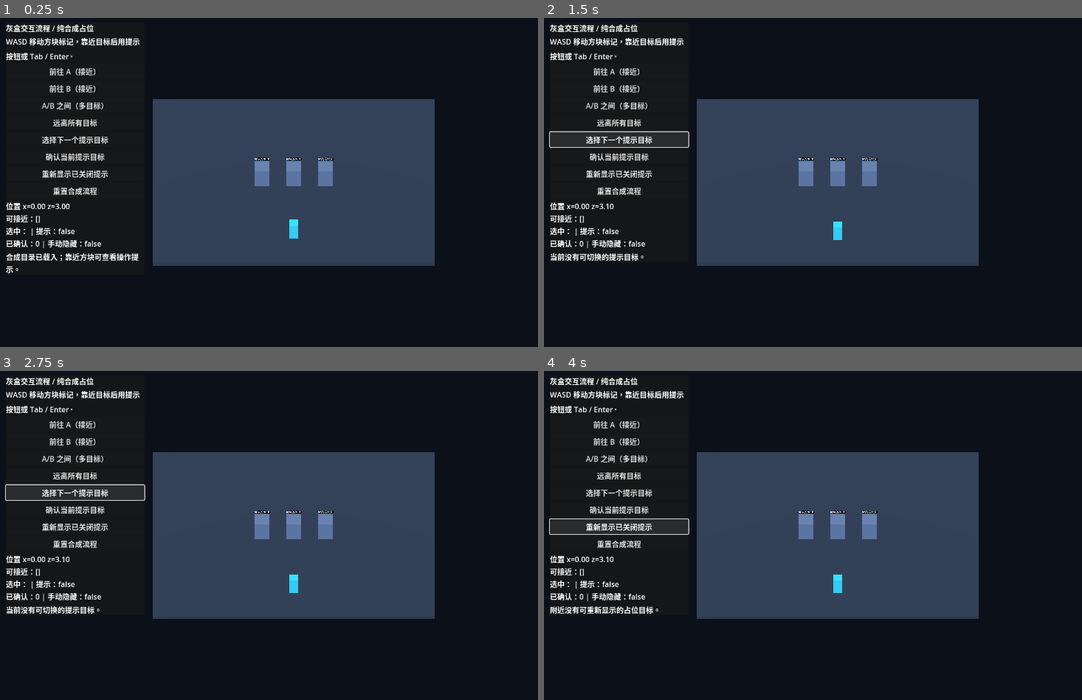
Above: before the commit, frames 1-4 (two rows, left to right).
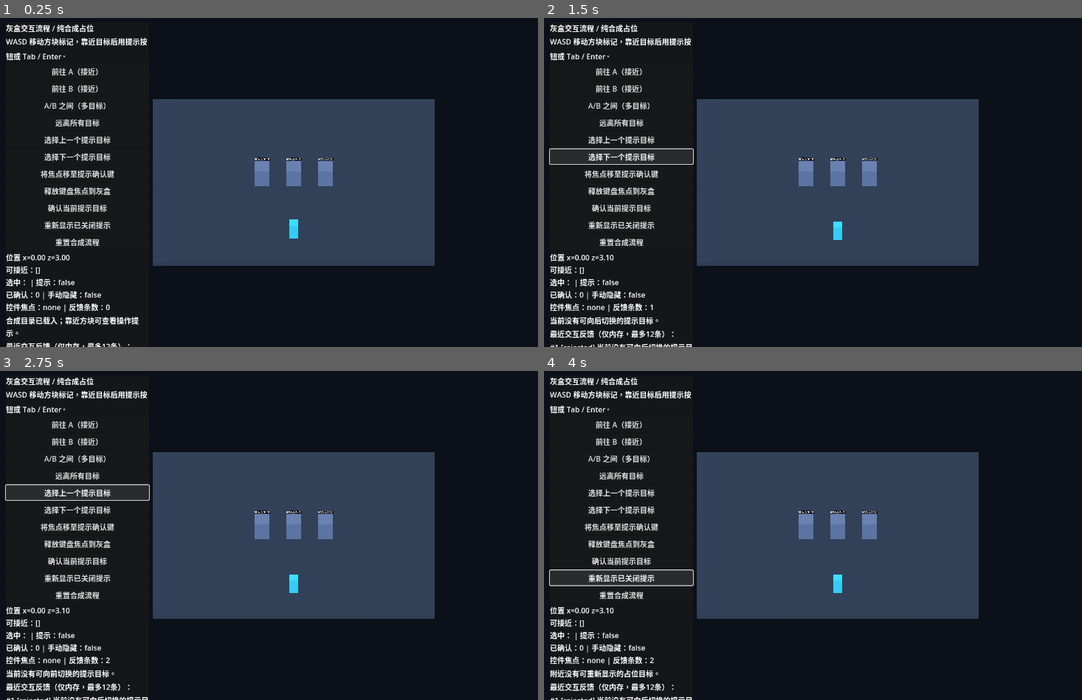
Above: after the commit, the same moments.

Repository: cao772/game
Game: Godot game, scene res://main.tscn
Two runs of this game, one before a commit and one after it. Both use one fixed random seed, a clock stepped at 60 frames per second and the inputs below.
Inputs (mouse positions are in pixels of both pictures, inside the frame that each line leads up to):
- Up to frame 1 (0.25 s): no input
- Up to frame 2 (1.5 s): click "远离所有目标" at 0.5 s; click "选择下一个提示目标" at 1.25 s
- Up to frame 3 (2.75 s): click (75, 492) at 2 s, where only the run after the commit has a clickable "选择上一个提示目标"
- Up to frame 4 (4 s): click "确认当前提示目标" at 2.75 s; click "重新显示已关闭提示" at 3.5 s

The runs differ from the first frame. In frame 1, 4.3% of the frame differs, in the area x 1-28%, y 6-100%; in frame 2, 4.8%, in the area x 0-28%, y 6-100%; in frame 3, 4.4%; in frame 4, 4.8%.

Commit message:
feat(flow): interactive target picking, prompt focus and bounded feedback (NOT_RUN)

Diff:
--- /dev/null
+++ b/candidates/game_web_flow_region_004_r1/feedback_journal_candidate.gd
@@ -0,0 +1,62 @@
+extends RefCounted
+## GAME-WEB-PLAY-REGION-005 r1: bounded, entirely in-memory UI feedback.
+## Technical placeholder only. No clock, telemetry, persistence, real events.
+const CAPACITY: int = 12
+const ALLOWED: Array[String] = [
+    "info", "enter", "leave", "selection", "success", "rejected", "dismiss", "reset"
+]
+
+var _next_sequence: int = 1
+var _entries: Array[Dictionary] = []
+
+
+func append(kind: String, message: String, target_id: StringName = &"") -> bool:
+    if not ALLOWED.has(kind):
+        return false
+    if message.strip_edges().is_empty() or message.length() > 140:
+        return false
+    if target_id != &"" and not str(target_id).begins_with("placeholder_"):
+        return false
+    _entries.append({
+        "sequence": _next_sequence,
+        "kind": kind,
+        "message": message,
+        "target_id": target_id
+    })
+    _next_sequence += 1
+    while _entries.size() > CAPACITY:
+        _entries.pop_front()
+    return true
+
+
+func entries() -> Array[Dictionary]:
+    return _entries.duplicate(true)
+
+
+func count() -> int:
+    return _entries.size()
+
+
+func last_entry() -> Dictionary:
+    if _entries.is_empty():
+        return {}
+    return _entries.back().duplicate(true)
+
+
+func clear() -> void:
+    _entries.clear()
+    _next_sequence = 1
+
+
+func lines_for_display(max_lines: int = 6) -> String:
+    var safe_count: int = clampi(max_lines, 1, CAPACITY)
+    if _entries.is_empty():
+        return "尚无交互反馈。"
+    var text_lines: PackedStringArray = []
+    var start_at: int = maxi(0, _entries.size() - safe_count)
+    for index in range(start_at, _entries.size()):
+        var entry: Dictionary = _entries[index]
+        text_lines.append("#%d [%s] %s" % [
+            entry["sequence"], entry["kind"], entry["message"]
+        ])
+    return "\n".join(text_lines)
--- a/candidates/game_web_flow_region_004_r1/flow_demo.gd
+++ b/candidates/game_web_flow_region_004_r1/flow_demo.gd
@@ -3,15 +3,20 @@
 ## No real scene, script/event/save integration or private game content.
 const FlowModel = preload("res://flow_model_candidate.gd")
 const PromptScene = preload("res://interaction_prompt_candidate.tscn")
+const TargetPicker = preload("res://target_picker_candidate.gd")
+const FeedbackJournal = preload("res://feedback_journal_candidate.gd")
 const DATA_PATH := "res://synthetic_targets.json"
 const SPEED := 2.3
 
 var _model = FlowModel.new()
+var _journal = FeedbackJournal.new()
 var _prompt
 var _player_mesh: MeshInstance3D
 var _marker_meshes: Dictionary = {}
 var _status_label: Label
 var _feedback_label: Label
+var _history_label: Label
+var _camera: Camera3D
 var _system_hiding: bool = false
 var _ready_for_demo: bool = false
 var _raw_fixture: Array = []
@@ -78,14 +83,14 @@
     _make_box("SyntheticFloor", Vector3(10.6, 0.12, 9.0),
         Vector3(0, -0.07, 0), Color(0.18, 0.23, 0.30))
     # No bedroom layout, narrative corridor, real NPC or event cue is imported.
-    var camera := Camera3D.new()
-    camera.name = "FixedTrialCamera"
-    camera.position = Vector3(0, 8.5, 9.0)
-    camera.projection = Camera3D.PROJECTION_ORTHOGONAL
-    camera.size = 12.5
-    camera.current = true
-    add_child(camera)
-    camera.look_at(Vector3.ZERO, Vector3.UP)
+    _camera = Camera3D.new()
+    _camera.name = "FixedTrialCamera"
+    _camera.position = Vector3(0, 8.5, 9.0)
+    _camera.projection = Camera3D.PROJECTION_ORTHOGONAL
+    _camera.size = 12.5
+    _camera.current = true
+    add_child(_camera)
+    _camera.look_at(Vector3.ZERO, Vector3.UP)
 
     _player_mesh = _make_box("SyntheticPlayerMarker",
         Vector3(0.35, 0.65, 0.35), Vector3(0, 0.35, 3.0),
@@ -126,6 +131,8 @@
     var host := Control.new()
     layer.add_child(host)
     host.set_anchors_and_offsets_preset(Control.PRESET_FULL_RECT)
+    # Let 3D marker clicks pass through empty overlay regions to _unhandled_input.
+    host.mouse_filter = Control.MOUSE_FILTER_IGNORE
 
     var panel := PanelContainer.new()
     panel.position = Vector2(16, 16)
@@ -146,7 +153,10 @@
     _button(layout, "前往 B（接近）", func(): set_demo_position(Vector2(0.0, 0.3)))
     _button(layout, "A/B 之间（多目标）", func(): set_demo_position(Vector2(-0.6, 0.0)))
     _button(layout, "远离所有目标", func(): set_demo_position(Vector2(0.0, 3.1)))
+    _button(layout, "选择上一个提示目标", _previous_selection)
     _button(layout, "选择下一个提示目标", _cycle_selection)
+    _button(layout, "将焦点移至提示确认键", _focus_prompt_action)
+    _button(layout, "释放键盘焦点到灰盒", _focus_world)
     _button(layout, "确认当前提示目标", _confirm_selection)
     _button(layout, "重新显示已关闭提示", _reopen)
     _button(layout, "重置合成流程", _reset_demo)
@@ -159,6 +169,13 @@
     _feedback_label.custom_minimum_size = Vector2(290, 0)
     _feedback_label.autowrap_mode = TextServer.AUTOWRAP_WORD_SMART
     layout.add_child(_feedback_label)
+    var history_title := Label.new()
+    history_title.text = "最近交互反馈（仅内存，最多12条）："
+    layout.add_child(history_title)
+    _history_label = Label.new()
+    _history_label.custom_minimum_size = Vector2(310, 0)
+    _history_label.autowrap_mode = TextServer.AUTOWRAP_WORD_SMART
+    layout.add_child(_history_label)
 
     _prompt = PromptScene.instantiate()
     host.add_child(_prompt)
@@ -175,6 +192,10 @@
     var focused: Control = get_viewport().gui_get_focus_owner()
     if focused is LineEdit or focused is TextEdit:
         return
+    # Movement must not run behind a keyboard-focused prompt.
+    if _prompt.is_prompt_shown():
+        if _prompt.focus_state()["role"] != &"none":
+            return
 
     # No InputMap configuration: this is an isolated trial movement scheme.
     var vector := Vector2.ZERO
@@ -204,8 +225,71 @@
     if result.get("changed", false):
         _sync_prompt()
         _update_marker_colors()
-        _feedback_label.text = _model.snapshot()["feedback"]
-    _update_status()
+        var entered: Array = result.get("entered", [])
+        var left: Array = result.get("left", [])
+        if not entered.is_empty():
+            _publish_feedback("enter", "接近目标：%s" % str(entered))
+        elif not left.is_empty():
+            _publish_feedback("leave", "离开目标：%s" % str(left))
+        else:
+            _publish_feedback("info", "目标排序已改变，当前选择按 ID 保持。")
+
+    _update_status()
+    return true
+
+
+# Only unhandled world clicks attempt to select an actual visible cube.
+# Existing Godot UI controls consume their own clicks before this callback.
+func _unhandled_input(event: InputEvent) -> void:
+    if not _ready_for_demo or get_tree().paused or not get_window().has_focus():
+        return
+    if not event is InputEventMouseButton:
+        return
+    var mouse_event := event as InputEventMouseButton
+    if mouse_event.button_index != MOUSE_BUTTON_LEFT or not mouse_event.pressed:
+        return
+    if _camera == null:
+        return
+    var origin: Vector3 = _camera.project_ray_origin(mouse_event.position)
+    var ray: Vector3 = _camera.project_ray_normal(mouse_event.position)
+    if absf(ray.y) <= 0.0001:
+        return
+    # Ray intersection with the midpoint of the synthetic cube marker.
+    var travel: float = (0.38 - origin.y) / ray.y
+    if travel < 0.0:
+        return
+    var hit: Vector3 = origin + ray * travel
+    if select_marker_at(Vector2(hit.x, hit.z)):
+        get_viewport().set_input_as_handled()
+
+
+# Deterministic seam for future headless checks of click selection.
+# Returns true only when a real synthetic marker is hit, including
+# out-of-range refusal; unrelated floor clicks remain unhandled.
+func select_marker_at(ground: Vector2) -> bool:
+    if not _ready_for_demo:
+        return false
+    var result: Dictionary = TargetPicker.choose_at(
+        ground, _model.all_targets(), _model.nearby_ids()
+    )
+    if not result.get("hit", false):
+        return false
+    var id: StringName = result["target_id"]
+    if not result.get("eligible", false) or not _prompt.is_prompt_shown():
+        _publish_feedback(
+            "rejected", "目标 %s 当前不可交互；先接近或重新显示提示。" % id, id
+        )
+        return true
+
+    var eligible: Array[Dictionary] = _model.prompt_entries()
+    for i in range(eligible.size()):
+        if eligible[i]["id"] == id:
+            if _prompt.select_target(i):
+                _focus_prompt_action()
+                return true
+            break
+    _publish_feedback("rejected", "目标列表已变化，请重新选择。", id)
+    _sync_prompt()
     return true
 
 
@@ -232,15 +316,19 @@
 
 
 func _on_prompt_selection_changed(id: StringName) -> void:
-    _model.mark_selected(id)
+    if not _model.mark_selected(id):
+        _publish_feedback("rejected", "选中目标不在当前范围内。", id)
+        _sync_prompt()
+        return
     _update_marker_colors()
+    _publish_feedback("selection", "当前选中合成目标：%s" % id, id)
     _update_status()
 
 
 func _on_prompt_visibility_changed(shown: bool) -> void:
     if not shown and not _system_hiding and not _model.nearby_ids().is_empty():
         _model.dismiss_prompt()
-        _feedback_label.text = _model.snapshot()["feedback"]
+        _publish_feedback("dismiss", "提示已手动隐藏；离开所有目标或主动重新显示。")
     _update_status()
 
 
@@ -248,33 +336,55 @@
     # The prompt emits an ID only; model must independently guard proximity.
     var result: Dictionary = _model.confirm(id)
     if result.get("ok", false):
-        _feedback_label.text = str(result["feedback"])
+        _publish_feedback("success", str(result["feedback"]), id)
     else:
-        _feedback_label.text = "确认被拒绝：" + str(result.get("reason", "未知原因"))
+        _publish_feedback(
+            "rejected", "确认被拒绝：" + str(result.get("reason", "未知原因")), id
+        )
+    _update_status()
+
+
+func _previous_selection() -> void:
+    if not _prompt.is_prompt_shown() or not _prompt.cycle_target(-1):
+        _publish_feedback("rejected", "当前没有可向前切换的提示目标。")
+    _update_status()
+
+
+func _focus_prompt_action() -> void:
+    if not _prompt.is_prompt_shown():
+        _publish_feedback("rejected", "尚无可聚焦的提示按钮。")
+        return
+    var action: Button = _prompt.get_node("Padding/Content/ActionButton")
+    action.grab_focus()
+    _update_status()
+
+
+func _focus_world() -> void:
+    get_viewport().gui_release_focus()
     _update_status()
 
 
 func _cycle_selection() -> void:
     if not _prompt.is_prompt_shown() or not _prompt.cycle_target(1):
-        _feedback_label.text = "当前没有可切换的提示目标。"
+        _publish_feedback("rejected", "当前没有可向后切换的提示目标。")
     _update_status()
 
 
 func _confirm_selection() -> void:
     if not _prompt.is_prompt_shown():
-        _feedback_label.text = "没有可确认的提示；请靠近或重新显示。"
+        _publish_feedback("rejected", "没有可确认的提示；请靠近或重新显示。")
         return
     # Normal host pathway still obeys native window focus and tree pause.
     if not _prompt.request_interaction():
-        _feedback_label.text = "操作已被窗口焦点或暂停状态拦截。"
+        _publish_feedback("rejected", "操作已被窗口焦点或暂停状态拦截。")
 
 
 func _reopen() -> void:
     if not _model.reopen_prompt():
-        _feedback_label.text = "附近没有可重新显示的占位目标。"
+        _publish_feedback("rejected", "附近没有可重新显示的占位目标。")
         return
     _sync_prompt()
-    _feedback_label.text = _model.snapshot()["feedback"]
+    _publish_feedback("info", "已重新显示占位目标提示。")
     _update_status()
 
 
@@ -287,11 +397,12 @@
     _prompt.hide_prompt()
     _system_hiding = false
     if not _model.load_targets(records):
-        _feedback_label.text = "BLOCKED：合成重置失败。"
-        return
+        _publish_feedback("rejected", "BLOCKED：合成重置失败。")
+        return
+    _journal.clear()
     set_demo_position(Vector2(0.0, 3.0))
     _update_marker_colors()
-    _feedback_label.text = "合成流程已重置，确认计数归零。"
+    _publish_feedback("reset", "合成流程已重置，确认计数归零。")
 
 
 func _update_marker_colors() -> void:
@@ -313,7 +424,18 @@
     var result: Dictionary = _model.snapshot()
     result["prompt_shown"] = _prompt.is_prompt_shown()
     result["prompt_target"] = _prompt.active_target_id()
+    result["focus_role"] = _prompt.focus_state()["role"]
+    result["feedback_history"] = _journal.entries()
     return result
+
+
+func _publish_feedback(
+    kind: String, message: String, target_id: StringName = &""
+) -> void:
+    # Every entry is local and bounded. No event bus, save or analytics.
+    if _journal.append(kind, message, target_id):
+        _feedback_label.text = message
+        _history_label.text = _journal.lines_for_display(6)
 
 
 func _update_status() -> void:
@@ -321,12 +443,14 @@
     var p: Vector2 = state["player"]
     _status_label.text = (
         "位置 x=%.2f z=%.2f\n可接近：%s\n选中：%s | 提示：%s"
-        + "\n已确认：%d | 手动隐藏：%s"
+        + "\n已确认：%d | 手动隐藏：%s\n控件焦点：%s | 反馈条数：%d"
     ) % [
         p.x, p.y,
         str(state["nearby_ids"]),
         str(state["selected_id"]),
         str(_prompt.is_prompt_shown()),
         int(state["confirm_count"]),
-        str(state["dismissed"])
+        str(state["dismissed"]),
+        str(_prompt.focus_state()["role"]),
+        _journal.count()
     ]
--- /dev/null
+++ b/candidates/game_web_flow_region_004_r1/target_picker_candidate.gd
@@ -0,0 +1,45 @@
+extends RefCounted
+## GAME-WEB-PLAY-REGION-005 r1 — pure synthetic XZ mouse picking.
+## Does not mutate state, scene, input routing, or real game objects.
+const DEFAULT_PICK_RADIUS: float = 0.52
+
+static func choose_at(
+    ground_point: Vector2,
+    catalog: Array[Dictionary],
+    reachable: Array[StringName],
+    pick_radius: float = DEFAULT_PICK_RADIUS
+) -> Dictionary:
+    if not ground_point.is_finite():
+        return {"hit": false, "reason": "坐标无效"}
+    if not Vector2(pick_radius, 0.0).is_finite() or pick_radius <= 0.0 or pick_radius > 2.0:
+        return {"hit": false, "reason": "选择半径无效"}
+
+    var best_id: StringName = &""
+    var best_distance: float = INF
+    for record in catalog:
+        if not record.has("id") or not record.has("position"):
+            continue
+        if not record["position"] is Vector2:
+            continue
+        var position: Vector2 = record["position"]
+        if not position.is_finite():
+            continue
+        var candidate_id: StringName = StringName(str(record["id"]))
+        var distance: float = position.distance_to(ground_point)
+        if distance > pick_radius:
+            continue
+        if distance < best_distance - 0.0001:
+            best_distance = distance
+            best_id = candidate_id
+        elif absf(distance - best_distance) <= 0.0001:
+            if best_id == &"" or str(candidate_id) < str(best_id):
+                best_id = candidate_id
+
+    if best_id == &"":
+        return {"hit": false, "reason": "没有选中合成方块"}
+    return {
+        "hit": true,
+        "target_id": best_id,
+        "eligible": reachable.has(best_id),
+        "distance_to_marker": best_distance
+    }
--- /dev/null
+++ b/candidates/game_web_flow_region_004_r1/verify_play_scene_candidate.gd
@@ -0,0 +1,99 @@
+extends SceneTree
+## GAME-WEB-PLAY-REGION-005 r1 future-only scene contract.
+## Headless does NOT establish native 3D picking, focus or visual quality.
+## NOT_RUN.
+var _failures: Array[String] = []
+
+
+func _initialize() -> void:
+    call_deferred("_verify")
+
+
+func _check(ok: bool, case_id: String) -> void:
+    if not ok:
+        _failures.append(case_id)
+
+
+func _verify() -> void:
+    var prefab: PackedScene = load("res://main.tscn")
+    if prefab == null:
+        push_error("Independent scene could not load")
+        quit(1)
+        return
+    var demo = prefab.instantiate()
+    root.add_child(demo)
+    await process_frame
+
+    var prompt = demo.get("_prompt")
+    _check(prompt != null, "S001 prompt instantiated")
+    if prompt == null:
+        demo.queue_free()
+        quit(1)
+        return
+
+    var start: Dictionary = demo.flow_snapshot()
+    _check(start.get("loaded", false), "S002 synthetic model loaded")
+    _check(start.get("feedback_history", []).is_empty(),
+        "S003 feedback starts empty")
+
+    _check(demo.set_demo_position(Vector2(-0.6, 0.0)),
+        "S004 overlap reachable")
+    var prox: Dictionary = demo.flow_snapshot()
+    _check(prox["nearby_ids"].size() == 2, "S005 two nearby")
+    _check(prox["prompt_shown"], "S006 prompt visible")
+    _check(demo.select_marker_at(Vector2(0.0, 0.0)),
+        "S007 click virtual B ground position")
+    _check(demo.flow_snapshot()["selected_id"] == &"placeholder_b",
+        "S008 model selected B")
+    _check(prompt.active_target_id() == &"placeholder_b",
+        "S009 prompt selected B")
+    _check(demo.select_marker_at(Vector2(1.2, 0.0)),
+        "S010 out-of-range C click handled as refusal")
+    _check(demo.flow_snapshot()["selected_id"] == &"placeholder_b",
+        "S011 rejected C does not steal selection")
+    _check(demo.flow_snapshot()["confirm_count"] == 0,
+        "S012 clicks do not auto-confirm")
+
+    _check(prompt.request_interaction(false), "S013 injected confirm B")
+    var once: Dictionary = demo.flow_snapshot()
+    _check(once["confirm_count"] == 1, "S014 one confirmation")
+    _check(once["last_confirmed"] == &"placeholder_b",
+        "S015 confirmation target B")
+    _check(once["feedback_history"].size() > 0,
+        "S016 feedback history recorded")
+
+    _check(demo.set_demo_position(Vector2(0.0, 3.1)), "S017 leave")
+    var far: Dictionary = demo.flow_snapshot()
+    _check(not far["prompt_shown"], "S018 prompt hides")
+    _check(far["nearby_ids"].is_empty(), "S019 no nearby")
+    _check(not demo.select_marker_at(Vector2(80, 80)),
+        "S020 non-marker click ignored")
+
+    _check(demo.set_demo_position(Vector2(-1.2, 0.0)),
+        "S021 reapproach A")
+    prompt.hide_prompt()
+    _check(demo.flow_snapshot()["dismissed"], "S022 manual hide latched")
+    _check(demo.select_marker_at(Vector2(-1.2, 0.0)),
+        "S023 hidden A click reports refusal")
+    _check(not demo.flow_snapshot()["prompt_shown"],
+        "S024 refusal does not reopen")
+    demo._reopen()
+    _check(demo.flow_snapshot()["prompt_shown"], "S025 explicit reopen")
+    demo._reset_demo()
+    var reset: Dictionary = demo.flow_snapshot()
+    _check(reset["confirm_count"] == 0, "S026 reset count")
+    _check(not reset["prompt_shown"], "S027 reset hides prompt")
+    _check(reset["feedback_history"].size() == 1,
+        "S028 reset starts new bounded journal")
+    _check(reset["feedback_history"][0]["kind"] == "reset",
+        "S029 reset feedback kind")
+
+    demo.queue_free()
+    await process_frame
+    if _failures.is_empty():
+        print("PASS GAME-WEB-PLAY-REGION-005 r1 (future scene checks)")
+        quit(0)
+    else:
+        for failure in _failures:
+            push_error("FAIL: " + failure)
+        quit(1)
--- /dev/null
+++ b/candidates/game_web_flow_region_004_r1/verify_play_selection_candidate.gd
@@ -0,0 +1,98 @@
+extends SceneTree
+## GAME-WEB-PLAY-REGION-005 r1 future-only pure selection/feedback checks.
+## NOT_RUN. No assertions are claimed to have passed.
+const FlowModel = preload("res://flow_model_candidate.gd")
+const Picker = preload("res://target_picker_candidate.gd")
+const Journal = preload("res://feedback_journal_candidate.gd")
+var _failures: Array[String] = []
+
+
+func _initialize() -> void:
+    call_deferred("_verify")
+
+
+func _check(ok: bool, case_id: String) -> void:
+    if not ok:
+        _failures.append(case_id)
+
+
+func _verify() -> void:
+    var model = FlowModel.new()
+    var raw: Variant = JSON.parse_string(
+        FileAccess.get_file_as_string("res://synthetic_targets.json")
+    )
+    _check(raw is Dictionary, "P001 fixture dictionary")
+    if not raw is Dictionary:
+        quit(1)
+        return
+    _check(model.load_targets(raw.get("targets", [])), "P002 fixture load")
+    var targets: Array[Dictionary] = model.all_targets()
+    var no_nearby: Array[StringName] = []
+
+    var hit: Dictionary = Picker.choose_at(
+        Vector2(-1.2, 0.0), targets, no_nearby
+    )
+    _check(hit.get("hit", false), "P003 cube A hit")
+    _check(hit.get("target_id", &"") == &"placeholder_a", "P004 ID A")
+    _check(not hit.get("eligible", true), "P005 A not eligible far away")
+    _check(not Picker.choose_at(Vector2(99, 99), targets, no_nearby).get(
+        "hit", false
+    ), "P006 unrelated floor click")
+    _check(not Picker.choose_at(Vector2.INF, targets, no_nearby).get(
+        "hit", false
+    ), "P007 nonfinite point")
+    _check(not Picker.choose_at(Vector2.ZERO, targets, no_nearby, -1.0).get(
+        "hit", false
+    ), "P008 invalid selection radius")
+
+    _check(model.move_player(Vector2(-0.6, 0)).get("ok", false),
+        "P009 approach A/B")
+    var eligible: Array[StringName] = model.nearby_ids()
+    _check(eligible.has(&"placeholder_a") and eligible.has(&"placeholder_b"),
+        "P010 two eligible targets")
+    hit = Picker.choose_at(Vector2(0, 0), targets, eligible)
+    _check(hit.get("target_id", &"") == &"placeholder_b", "P011 choose B")
+    _check(hit.get("eligible", false), "P012 B eligible")
+    _check(model.mark_selected(hit["target_id"]), "P013 select B")
+    _check(model.selected_id() == &"placeholder_b", "P014 ID B synchronized")
+
+    var journal = Journal.new()
+    _check(not journal.append("unknown", "unsafe kind"), "P015 reject kind")
+    _check(not journal.append("success", ""), "P016 reject blank")
+    _check(not journal.append("success", "test", &"person_name"),
+        "P017 reject non-placeholder ID")
+    _check(journal.append("selection", "已选 B", &"placeholder_b"),
+        "P018 selection feedback")
+    var result: Dictionary = model.confirm(&"placeholder_b")
+    _check(result.get("ok", false), "P019 confirm B")
+    _check(journal.append("success", str(result["feedback"]),
+        &"placeholder_b"), "P020 confirmation feedback")
+    _check(journal.count() == 2, "P021 two journal entries")
+    _check(journal.last_entry().get("kind", "") == "success",
+        "P022 journal last kind")
+
+    for i in range(15):
+        _check(journal.append("info", "bounded %d" % i),
+            "P023 bounded append %d" % i)
+    _check(journal.count() == 12, "P024 bounded capacity")
+    _check(journal.entries()[0]["sequence"] == 6,
+        "P025 chronological sequence after rolling")
+    _check(journal.lines_for_display(4).split("\n").size() == 4,
+        "P026 four display lines")
+    var snapshot: Array[Dictionary] = journal.entries()
+    snapshot.clear()
+    _check(journal.count() == 12, "P027 exported copy cannot mutate journal")
+    journal.clear()
+    _check(journal.count() == 0 and journal.last_entry().is_empty(),
+        "P028 clear journal")
+    _check(journal.append("reset", "reset"), "P029 append after clear")
+    _check(journal.last_entry()["sequence"] == 1,
+        "P030 sequence restarts after clear")
+
+    if _failures.is_empty():
+        print("PASS GAME-WEB-PLAY-REGION-005 r1 (future pure checks)")
+        quit(0)
+    else:
+        for failure in _failures:
+            push_error("FAIL: " + failure)
+        quit(1)
Not shown, changed: candidates/game_web_flow_region_004_r1/ACCEPTANCE.md
Not shown, changed: candidates/game_web_flow_region_004_r1/DESIGN.md
Not shown, added: candidates/game_web_flow_region_004_r1/INTEGRATION.md
Not shown, added: candidates/game_web_flow_region_004_r1/PLAY_ACCEPTANCE.md
Not shown, added: candidates/game_web_flow_region_004_r1/PLAY_EXTENSION.md
Not shown, changed: candidates/game_web_flow_region_004_r1/SOURCE_REVIEW.md
